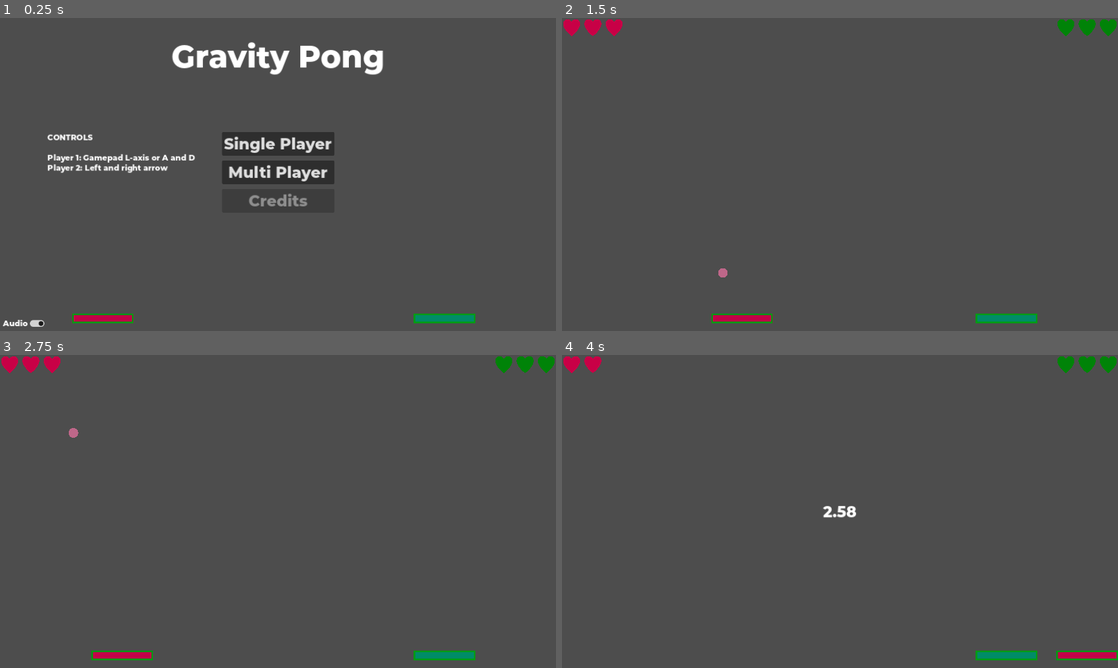
Above: before the commit, frames 1-4 (two rows, left to right).
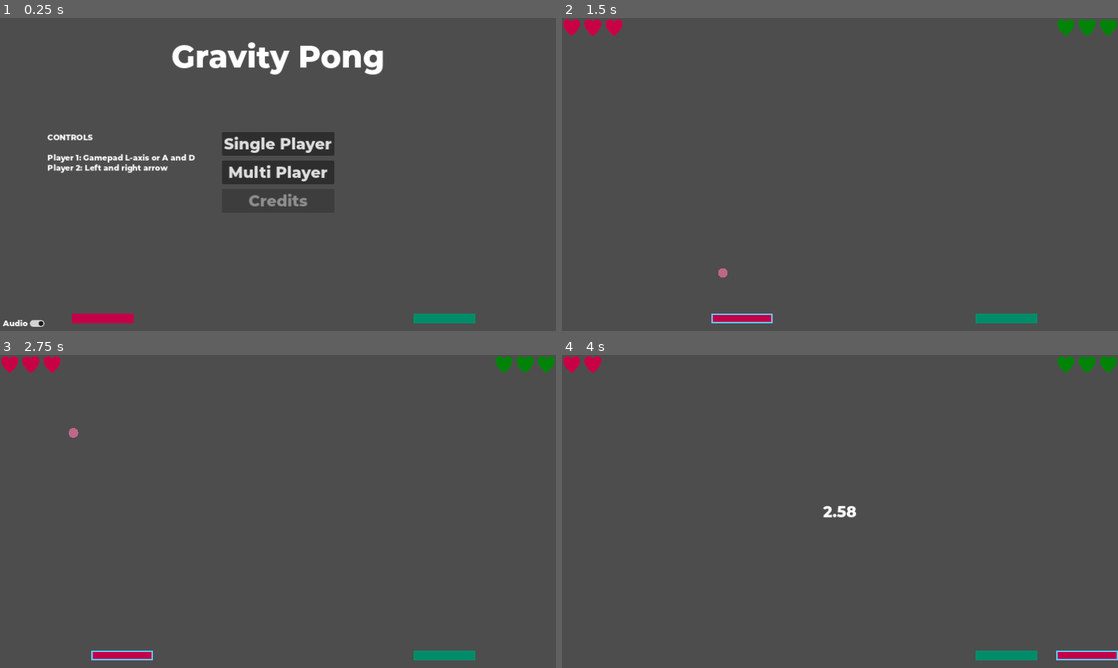
Above: after the commit, the same moments.

Repository: antoniskalou/GravityPong
Game: Godot game, scene res://src/main.tscn
Same seed, same stepped clock (60 frames per second), same inputs: the game is played once before the commit and once after it.
Inputs:
- Up to frame 1 (0.25 s): no input
- Up to frame 2 (1.5 s): click "Single Player" at 0.5 s; tap Enter at 1.25 s; hold D (move_right) from 1.28 s (still down); tap Left (move_left_2) at 1.35 s
- Up to frame 3 (2.75 s): release D (move_right) at 2.03 s; hold A (move_left) from 2.03 s (still down); tap Right (move_right_2) at 2.1 s
- Up to frame 4 (4 s): release A (move_left) at 2.78 s; hold D (move_right) from 2.78 s (still down); tap Left (move_left_2) at 2.85 s; tap Right (move_right_2) at 3.6 s

The runs differ from the first frame. In frame 1, 0.3% of the frame differs, in the area x 12-86%, y 94-98%; in frame 2, 0.3%, in the area x 26-86%, y 94-98%; in frame 3, 0.3%; in frame 4, 0.3%.

Commit message:
Add highlighting for current player

Diff:
--- a/src/main.gd
+++ b/src/main.gd
@@ -19,6 +19,7 @@
 	$BallSpawner.spawn_randomly()
 	# loser plays first
 	current_player.movement_enabled = true
+	current_player.highlight(true)
 
 
 func start_single_player():
@@ -57,8 +58,10 @@
 func _on_player_hit(player: Node2D) -> void:
 	if current_player == player:
 		current_player.movement_enabled = false
+		current_player.highlight(false)
 		current_player = next_player(current_player)
 		current_player.movement_enabled = true
+		current_player.highlight(true)
 	else:
 		# hitting other player does nothing
 		pass
--- a/src/outline.gdshader
+++ b/src/outline.gdshader
@@ -17,7 +17,6 @@
 	}
 	outline = 1.0 - outline;
 
-	vec4 color = texture(TEXTURE, UV);
-	vec4 outlined_result = mix(COLOR, line_color, outline * color.a);
+	vec4 outlined_result = mix(COLOR, line_color, outline * COLOR.a);
 	COLOR = mix(COLOR, outlined_result, outlined_result.a);
 }
--- a/src/paddle.gd
+++ b/src/paddle.gd
@@ -4,6 +4,20 @@
 
 @export var speed := 800.0
 @export var movement_enabled := true
+@export var outline_color := Color.PURPLE
+@export var outline_thickness := 3.0
+
+@onready var outline_shader := preload("res://src/outline.gdshader")
+
+
+func highlight(enabled: bool) -> void:
+	if enabled:
+		$Sprite2D.material = ShaderMaterial.new()
+		$Sprite2D.material.shader = outline_shader
+		$Sprite2D.material.set_shader_parameter('line_color', outline_color)
+		$Sprite2D.material.set_shader_parameter('line_thickness', outline_thickness)
+	else:
+		$Sprite2D.material = null
 
 
 func move(axis: float) -> void:
@@ -11,6 +25,10 @@
 	move_and_slide()
 
 
+func _ready() -> void:
+	highlight(false)
+
+
 func _on_ball_hit_detector_body_entered(body: Node2D) -> void:
 	$HitSound.play_random()
 	paddle_hit.emit(self)
--- a/src/paddle.tscn
+++ b/src/paddle.tscn
@@ -44,18 +44,16 @@
 [sub_resource type="RectangleShape2D" id="RectangleShape2D_jkhb8"]
 size = Vector2(128, 20)
 
-[sub_resource type="QuadMesh" id="QuadMesh_nrv84"]
-size = Vector2(128, 20)
-
-[sub_resource type="ShaderMaterial" id="ShaderMaterial_73fqt"]
+[sub_resource type="ShaderMaterial" id="ShaderMaterial_a6ybr"]
 shader = ExtResource("2_bgqaa")
-shader_parameter/line_color = Color(0, 0.607843, 0.0745098, 1)
-shader_parameter/line_thickness = 3.172
+shader_parameter/line_color = Color(0.352941, 0.807843, 1, 1)
+shader_parameter/line_thickness = 3.0
 
 [node name="Paddle" type="CharacterBody2D" groups=["paddle"]]
 collision_mask = 4
 motion_mode = 1
 script = ExtResource("1_20rhy")
+outline_color = Color(0.352941, 0.807843, 1, 1)
 
 [node name="BallHitDetector" type="Area2D" parent="."]
 collision_layer = 0
@@ -68,12 +66,8 @@
 [node name="CollisionShape2D" type="CollisionShape2D" parent="."]
 shape = SubResource("RectangleShape2D_jkhb8")
 
-[node name="MeshInstance2D" type="MeshInstance2D" parent="."]
-visible = false
-mesh = SubResource("QuadMesh_nrv84")
-
-[node name="Paddle" type="Sprite2D" parent="."]
-material = SubResource("ShaderMaterial_73fqt")
+[node name="Sprite2D" type="Sprite2D" parent="."]
+material = SubResource("ShaderMaterial_a6ybr")
 texture = ExtResource("2_tub0d")
 
 [node name="HitSound" type="AudioStreamPlayer" parent="."]
--- a/src/player.gd
+++ b/src/player.gd
@@ -18,6 +18,10 @@
 	return lives
 
 
+func highlight(enabled: bool) -> void:
+	$Paddle.highlight(enabled)
+
+
 func _process(delta: float) -> void:
 	if movement_enabled:
 		$Paddle.move(Input.get_axis(moves[0], moves[1]))
Not shown: 1 places in src/paddle.tscn that only renumber resources
